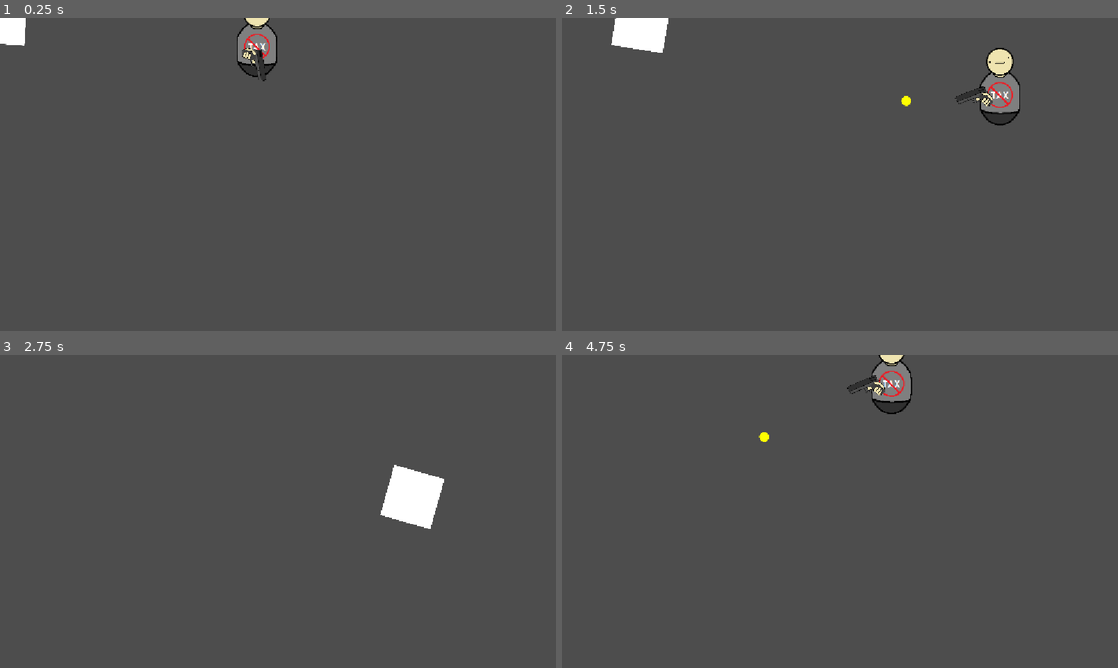
Above: before the commit, frames 1-4 (two rows, left to right).
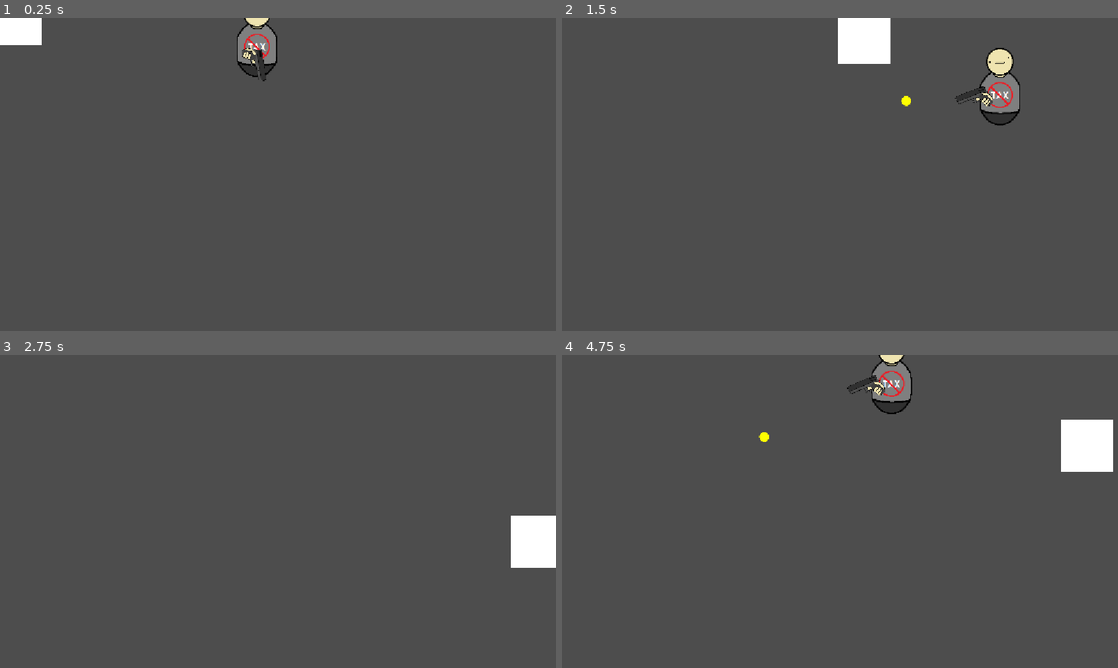
Above: after the commit, the same moments.

Repository: chiefpat450119/GMTK-2026
Game: Godot game, scene res://scenes/test/winter_test_scene.tscn
Two runs of this game, one before a commit and one after it. Both use one fixed random seed, a clock stepped at 60 frames per second and the inputs below. This scene is started directly instead of the project's main scene.
Inputs (mouse positions are in pixels of both pictures, inside the frame that each line leads up to):
- Up to frame 1 (0.25 s): no input
- Up to frame 2 (1.5 s): move the mouse to (962, 158) at 0.52 s; hold D (Right) 0.53-1.28 s; click (962, 158) at 0.6 s; move the mouse to (728, 190) at 1.27 s; hold S (Down) from 1.28 s (still down); click (728, 190) at 1.35 s
- Up to frame 3 (2.75 s): move the mouse to (333, 442) at 2.02 s; release S (Down) at 2.03 s; hold D (Right) from 2.03 s (still down); click (333, 442) at 2.1 s
- Up to frame 4 (4.75 s): move the mouse to (812, 574) at 2.77 s; release D (Right) at 2.78 s; hold W (Up) 2.78-3.53 s; click (812, 574) at 2.85 s; move the mouse to (1006, 558) at 3.52 s; hold A (Left) from 3.53 s (still down); click (1006, 558) at 3.6 s; move the mouse to (673, 464) at 4.27 s; click (673, 464) at 4.35 s

The runs differ from the first frame. In frame 1, 0.3% of the frame differs, in the area x 0-8%, y 0-9%; in frame 2, 2.3%; in frame 3, 2.9%, in the area x 68-100%, y 35-68%; in frame 4, 1.6%.

Commit message:
Health and a bit of balancing

Diff:
--- a/components/health_component.gd
+++ b/components/health_component.gd
@@ -3,11 +3,12 @@
 class_name HealthComponent
 extends Node
 
-@export var max_hp : Stat
+@export var max_hp: Stat
+@export var base_hp: float
+@export var hp_changed_event : GameEvent # Use this for players for changes to current and/or max hp
 
-@onready var hp := max_hp.current_val()
+@onready var hp := max_hp.current_val(base_hp)
 
-@export var hp_changed_event : GameEvent # Use this for players for changes to current and/or max hp
 signal hp_changed_signal # Use this for enemies
 
 func add_hp(amount: float) -> void:
@@ -19,7 +20,7 @@
 
 
 func _set_hp(value: float) -> void:
-	hp = clamp(value, 0, max_hp.current_val())
+	hp = clamp(value, 0, max_hp.current_val(base_hp))
 	hp_changed_signal.emit()
 	if hp_changed_event:
 		hp_changed_event.raise()
--- /dev/null
+++ b/resources/stats/global_enemy_stats/global_enemy_hp.tres
@@ -0,0 +1,9 @@
+[gd_resource type="Resource" script_class="Stat" format=3 uid="uid://rbm0mbdiob6l"]
+
+[ext_resource type="Script" uid="uid://bnaam37pn33wi" path="res://resources/stats/stat.gd" id="1_5c3sw"]
+
+[resource]
+script = ExtResource("1_5c3sw")
+stat_name = "enemy_hp"
+min_val = 0.0
+metadata/_custom_type_script = "uid://bnaam37pn33wi"
--- a/scenes/entities/enemies/bash_enemy.gd
+++ b/scenes/entities/enemies/bash_enemy.gd
@@ -106,4 +106,4 @@
 
 func _on_hurtbox_body_entered(body: Node2D) -> void:
 	if body is Player:
-		hit(1)
+		hit(9.28125)
--- a/scenes/entities/enemies/bash_enemy.tscn
+++ b/scenes/entities/enemies/bash_enemy.tscn
@@ -7,11 +7,13 @@
 [ext_resource type="Resource" uid="uid://l8rdrn5s8wak" path="res://resources/stats/global_enemy_stats/global_enemy_speed.tres" id="4_5ajpc"]
 [ext_resource type="Script" uid="uid://c1mak22ii3tpp" path="res://components/atk_component.gd" id="5_o334c"]
 [ext_resource type="Resource" uid="uid://dxy7pi8tp1v4k" path="res://resources/stats/global_enemy_stats/global_enemy_atk.tres" id="6_4gxjr"]
+[ext_resource type="Script" uid="uid://c38ipi1h7w7jy" path="res://components/health_component.gd" id="8_u55qa"]
+[ext_resource type="Resource" uid="uid://rbm0mbdiob6l" path="res://resources/stats/global_enemy_stats/global_enemy_hp.tres" id="9_f05rv"]
 
 [sub_resource type="RectangleShape2D" id="RectangleShape2D_hitbx"]
 size = Vector2(140, 112)
 
-[node name="BashEnemy" type="CharacterBody2D" unique_id=2072227410 node_paths=PackedStringArray("sprite", "hurtbox", "movement", "atk")]
+[node name="BashEnemy" type="CharacterBody2D" unique_id=2072227410 node_paths=PackedStringArray("sprite", "hurtbox", "movement", "atk", "hp")]
 script = ExtResource("1_txa1i")
 attack_interval = 1.0
 charge_time = 0.75
@@ -26,6 +28,7 @@
 hurtbox = NodePath("Area2D")
 movement = NodePath("MovementComponent")
 atk = NodePath("AtkComponent")
+hp = NodePath("HealthComponent")
 metadata/_custom_type_script = "uid://bpy0krfc3lfl3"
 
 [node name="Sprite2D" type="Sprite2D" parent="." unique_id=853140976]
@@ -36,7 +39,7 @@
 script = ExtResource("3_1d37s")
 body = NodePath("..")
 speed_stat = ExtResource("4_5ajpc")
-base_speed = 600.0
+base_speed = 550.0
 metadata/_custom_type_script = "uid://lajktjxbrn2c"
 
 [node name="AtkComponent" type="Node" parent="." unique_id=692120435]
@@ -44,6 +47,12 @@
 atk_stat = ExtResource("6_4gxjr")
 metadata/_custom_type_script = "uid://c1mak22ii3tpp"
 
+[node name="HealthComponent" type="Node" parent="." unique_id=1932891258]
+script = ExtResource("8_u55qa")
+max_hp = ExtResource("9_f05rv")
+base_hp = 27.0
+metadata/_custom_type_script = "uid://c38ipi1h7w7jy"
+
 [node name="Area2D" type="Area2D" parent="." unique_id=955698249]
 monitoring = false
 
--- a/scenes/entities/enemies/enemy.gd
+++ b/scenes/entities/enemies/enemy.gd
@@ -4,6 +4,7 @@
 @onready var player = Player.instance
 @export var movement: MovementComponent
 @export var atk: AtkComponent
+@export var hp: HealthComponent
 
 func move_towards_player(speed_mul: float):
 	movement.move(get_to_player_vec().normalized() * speed_mul)
--- a/scenes/entities/enemies/melee_enemy.gd
+++ b/scenes/entities/enemies/melee_enemy.gd
@@ -1,24 +1,76 @@
 class_name MeleeEnemy
 extends Enemy
 
-@export var attack_cd: float
-@export var hurtbox: Area2D
+const HIT_KNOCKBACK := 950.0  # Recoil speed away from the player the instant a hit lands
+const KNOCKBACK_TIME := 0.28  # Seconds for the recoil to decay to a stop — this is the attack rhythm
+const HITSTOP_TIME := 0.06  # Brief freeze the instant a hit lands, so the strike has a beat
+const HIT_SQUASH := 0.65  # sprite scale.y multiplier at the peak of the impact
+const HIT_RECOVER := 0.18  # Seconds for the sprite to spring back after the squash
+
 @export var accel_time: float  # Seconds to reach full speed
 @export var decel_time: float  # Seconds to coast to a stop
+@export var sprite: Sprite2D
+@export var hurtbox: Area2D
 
-@onready var attack_cooldown := Cooldown.new(attack_cd)
+@onready var base_scale_y: float = sprite.scale.y
+@onready var hitstop := Cooldown.new(HITSTOP_TIME)
+@onready var knockback := Cooldown.new(KNOCKBACK_TIME)
+
+var knockback_dir: Vector2
+
 
 func _ready() -> void:
+	hurtbox.monitoring = true
 	hurtbox.body_entered.connect(_on_hurtbox_body_entered)
 
+
 func _physics_process(delta: float) -> void:
+	hitstop.tick(delta)
+	knockback.tick(delta)
+
+	# Freeze in place for a beat the instant a hit lands, then launch into the recoil.
+	if hitstop.is_started() and not hitstop.is_done():
+		velocity = Vector2.ZERO
+		move_and_slide()
+		return
+
+	# Recoiling: coast backwards, decaying to a stop. The enemy can't hit again until it
+	# has re-approached, so the recoil — not a silent timer — paces the attacks.
+	if knockback.is_started() and not knockback.is_done():
+		var t := knockback.time_left / KNOCKBACK_TIME  # 1 -> 0 over the recoil
+		velocity = knockback_dir * HIT_KNOCKBACK * t
+		move_and_slide()
+		return
+
 	accelerate_towards_player(1, accel_time, decel_time, delta)
+
 
 func _on_hurtbox_body_entered(body: Node2D) -> void:
 	if not body is Player:
 		return
 
-	if not attack_cooldown.is_done():
-		return
+	hit(2.8125)
+	_recoil()
+	_play_hit_reaction()
 
-	hit(1)
+
+func _recoil() -> void:
+	# Push straight away from the player; fall back to reversing our approach if we're
+	# sitting dead-centre on them and the vector is degenerate.
+	var away := -get_to_player_vec()
+	if away.length() < 0.01:
+		away = -velocity
+	knockback_dir = away.normalized() if away.length() > 0.01 else Vector2.RIGHT
+
+	knockback.start()
+	hitstop.start()
+
+
+func _play_hit_reaction() -> void:
+	var tween := create_tween()
+	tween.tween_property(sprite, "scale:y", base_scale_y * HIT_SQUASH, HITSTOP_TIME) \
+		.set_trans(Tween.TRANS_CUBIC).set_ease(Tween.EASE_OUT)
+	tween.parallel().tween_property(sprite, "modulate", Color(1, 0.5, 0.5), HITSTOP_TIME)
+	tween.tween_property(sprite, "scale:y", base_scale_y, HIT_RECOVER) \
+		.set_trans(Tween.TRANS_BACK).set_ease(Tween.EASE_OUT)
+	tween.parallel().tween_property(sprite, "modulate", Color.WHITE, HIT_RECOVER)
--- a/scenes/entities/enemies/melee_enemy.tscn
+++ b/scenes/entities/enemies/melee_enemy.tscn
@@ -6,18 +6,21 @@
 [ext_resource type="Resource" uid="uid://l8rdrn5s8wak" path="res://resources/stats/global_enemy_stats/global_enemy_speed.tres" id="4_5ajpc"]
 [ext_resource type="Script" uid="uid://c1mak22ii3tpp" path="res://components/atk_component.gd" id="5_o334c"]
 [ext_resource type="Resource" uid="uid://dxy7pi8tp1v4k" path="res://resources/stats/global_enemy_stats/global_enemy_atk.tres" id="6_4gxjr"]
+[ext_resource type="Resource" uid="uid://rbm0mbdiob6l" path="res://resources/stats/global_enemy_stats/global_enemy_hp.tres" id="6_yqfox"]
+[ext_resource type="Script" uid="uid://c38ipi1h7w7jy" path="res://components/health_component.gd" id="7_pi613"]
 
 [sub_resource type="RectangleShape2D" id="RectangleShape2D_hitbx"]
 size = Vector2(140, 112)
 
-[node name="MeleeEnemy" type="CharacterBody2D" unique_id=2072227410 node_paths=PackedStringArray("hurtbox", "movement", "atk")]
+[node name="MeleeEnemy" type="CharacterBody2D" unique_id=2072227410 node_paths=PackedStringArray("sprite", "hurtbox", "movement", "atk", "hp")]
 script = ExtResource("1_pi613")
-attack_cd = 1.0
-hurtbox = NodePath("Area2D")
 accel_time = 0.5
 decel_time = 0.15
+sprite = NodePath("Sprite2D")
+hurtbox = NodePath("Area2D")
 movement = NodePath("MovementComponent")
 atk = NodePath("AtkComponent")
+hp = NodePath("HealthComponent")
 metadata/_custom_type_script = "uid://bpy0krfc3lfl3"
 
 [node name="Sprite2D" type="Sprite2D" parent="." unique_id=853140976]
@@ -28,8 +31,14 @@
 script = ExtResource("3_1d37s")
 body = NodePath("..")
 speed_stat = ExtResource("4_5ajpc")
-base_speed = 600.0
+base_speed = 500.0
 metadata/_custom_type_script = "uid://lajktjxbrn2c"
+
+[node name="HealthComponent" type="Node" parent="." unique_id=835861455]
+script = ExtResource("7_pi613")
+max_hp = ExtResource("6_yqfox")
+base_hp = 30.0
+metadata/_custom_type_script = "uid://c38ipi1h7w7jy"
 
 [node name="AtkComponent" type="Node" parent="." unique_id=692120435]
 script = ExtResource("5_o334c")
--- a/scenes/entities/enemies/shooter_enemy.tscn
+++ b/scenes/entities/enemies/shooter_enemy.tscn
@@ -8,12 +8,14 @@
 [ext_resource type="Resource" uid="uid://l8rdrn5s8wak" path="res://resources/stats/global_enemy_stats/global_enemy_speed.tres" id="5_spd"]
 [ext_resource type="Script" uid="uid://c1mak22ii3tpp" path="res://components/atk_component.gd" id="7_wkf7c"]
 [ext_resource type="Resource" uid="uid://dxy7pi8tp1v4k" path="res://resources/stats/global_enemy_stats/global_enemy_atk.tres" id="8_mp4f3"]
+[ext_resource type="Script" uid="uid://c38ipi1h7w7jy" path="res://components/health_component.gd" id="9_6sgm3"]
+[ext_resource type="Resource" uid="uid://rbm0mbdiob6l" path="res://resources/stats/global_enemy_stats/global_enemy_hp.tres" id="10_1ggsh"]
 
-[node name="ShooterEnemy" type="CharacterBody2D" unique_id=1808921831 node_paths=PackedStringArray("sprite", "movement", "atk")]
+[node name="ShooterEnemy" type="CharacterBody2D" unique_id=1808921831 node_paths=PackedStringArray("sprite", "movement", "atk", "hp")]
 modulate = Color(0.788235, 0.054902, 0.054902, 1)
 script = ExtResource("1_shoot")
-shoot_interval = 4.0
-wait_interval = 0.5
+shoot_interval = 0.5
+wait_interval = 1.0
 projectile_scene = ExtResource("2_proj")
 min_range = 300.0
 max_range = 331.66
@@ -23,6 +25,7 @@
 decel_time = 0.3
 movement = NodePath("MovementComponent")
 atk = NodePath("AtkComponent")
+hp = NodePath("HealthComponent")
 
 [node name="Sprite" type="Sprite2D" parent="." unique_id=1537934886]
 scale = Vector2(0.25, 0.25)
@@ -32,10 +35,16 @@
 script = ExtResource("4_move")
 body = NodePath("..")
 speed_stat = ExtResource("5_spd")
-base_speed = 500.0
+base_speed = 425.0
 metadata/_custom_type_script = "uid://lajktjxbrn2c"
 
 [node name="AtkComponent" type="Node" parent="." unique_id=930794024]
 script = ExtResource("7_wkf7c")
 atk_stat = ExtResource("8_mp4f3")
 metadata/_custom_type_script = "uid://c1mak22ii3tpp"
+
+[node name="HealthComponent" type="Node" parent="." unique_id=1281503708]
+script = ExtResource("9_6sgm3")
+max_hp = ExtResource("10_1ggsh")
+base_hp = 24.0
+metadata/_custom_type_script = "uid://c38ipi1h7w7jy"
--- a/scenes/test/winter_test_scene.tscn
+++ b/scenes/test/winter_test_scene.tscn
@@ -1,11 +1,11 @@
 [gd_scene format=3 uid="uid://bi6nqki2ayhyj"]
 
-[ext_resource type="PackedScene" uid="uid://bf7dmrn86nwtg" path="res://scenes/entities/enemies/bash_enemy.tscn" id="1_pppcc"]
 [ext_resource type="PackedScene" uid="uid://cnt7cah78t0v5" path="res://scenes/entities/player/player.tscn" id="2_ia5xm"]
+[ext_resource type="PackedScene" uid="uid://cw8l1thf35u38" path="res://scenes/entities/enemies/melee_enemy.tscn" id="4_xvwyp"]
 
 [node name="WinterTestScene" type="Node2D" unique_id=512743553]
 
 [node name="Player" parent="." unique_id=1339333072 instance=ExtResource("2_ia5xm")]
 position = Vector2(532, 33)
 
-[node name="BashEnemy" parent="." unique_id=2072227410 instance=ExtResource("1_pppcc")]
+[node name="MeleeEnemy" parent="." unique_id=2072227410 instance=ExtResource("4_xvwyp")]
